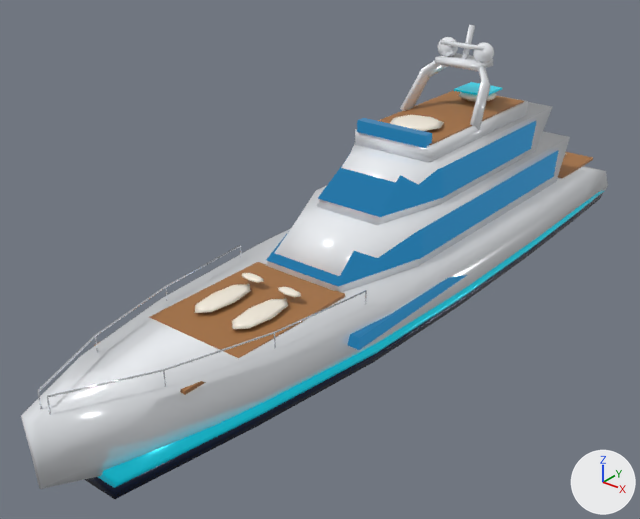
Before and after pictures for a commit that changed the glTF model assets/models/yacht.glb.
Both versions are drawn from a 50 mm camera at (19.8, -31.0, 19.3) aimed at (-1.4, -4.6, 2.9). Lighting does not change. The marker at lower right points along +X, +Y and +Z. The older version comes first.

Names of what the first picture shows: 'Yacht_Boot_Top', 'Yacht_Bow_Rails', 'Yacht_Jacuzzi_Water', 'Yacht_Radome_L', 'Yacht_Radome_R', 'Yacht_Sunpad_Deck', 'Yacht_Sunpads', 'Yacht_Superstructure', 'Yacht_Waterline', 'Yacht_Windows'.
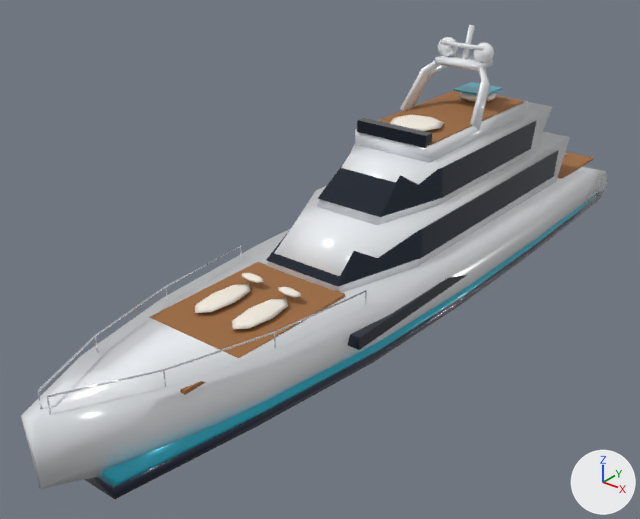
Pixel boxes [x1, y1, x2, y2] of what changed, in the pictures (640 x 519 px):
'Yacht_Superstructure', surface changed
    both: [85, 65, 606, 479]
'Yacht_Windows', recoloured, surface changed (darker)
    both: [266, 118, 559, 350]
'Yacht_Waterline', recoloured, surface changed
    both: [98, 190, 604, 488]
'Yacht_Boot_Top', surface changed
    both: [85, 193, 603, 499]
'Yacht_Jacuzzi_Water', recoloured, surface changed
    both: [454, 82, 502, 95]

What changed in the scene script:
```text
Change mat_yacht_navy_trim:
    add mat_yacht_navy_trim.coat_weight = 0.75
Change mat_yacht_turquoise_stripe:
    mat_yacht_turquoise_stripe.base_color: (0.0, 0.658, 0.807) -> (0.0, 0.479, 0.658)  # cyan #00d4e8 -> cyan #00b8d4
    remove mat_yacht_turquoise_stripe.emission_color = (0.0, 0.153, 0.211)  # cyan #006d7f
    remove mat_yacht_turquoise_stripe.emission_strength = 1.0
    add mat_yacht_turquoise_stripe.coat_weight = 0.85
Change mat_yacht_hull_white:
    add mat_yacht_hull_white.coat_roughness = 0.05
    add mat_yacht_hull_white.coat_weight = 0.9
Change mat_yacht_teak_deck:
    mat_yacht_teak_deck.metallic: 0.04 -> 0.0
    mat_yacht_teak_deck.base_color: (0.381, 0.168, 0.0545) -> (0.342, 0.147, 0.0467)  # brown #a67242 -> brown #9e6b3d
    mat_yacht_teak_deck.roughness: 0.62 -> 0.74
Change mat_yacht_sunpad_cushion:
    mat_yacht_sunpad_cushion.metallic: 0.05 -> 0.0
    mat_yacht_sunpad_cushion.base_color: (0.93, 0.863, 0.745) -> (0.905, 0.839, 0.745)  # pale yellow #f7efe0 -> white #f4ece0
    mat_yacht_sunpad_cushion.roughness: 0.46 -> 0.78
Change mat_yacht_glass:
    remove mat_yacht_glass.emission_color = (0.0166, 0.164, 0.339)  # blue #23719d
    remove mat_yacht_glass.emission_strength = 1.0
    mat_yacht_glass.base_color: (0.00335, 0.0273, 0.0782) -> (0.00243, 0.0137, 0.0369)  # dark blue #0b2e4f -> dark blue #081f36
    mat_yacht_glass.metallic: 0.9 -> 0.92
    mat_yacht_glass.roughness: 0.06 -> 0.05
    add mat_yacht_glass.coat_roughness = 0.02
    add mat_yacht_glass.coat_weight = 1.0
```
